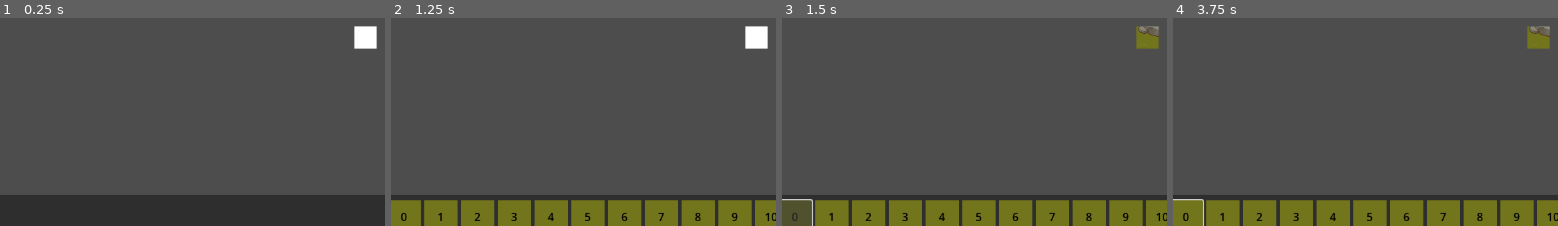
Above: before the commit, frames 1-4 (left to right).
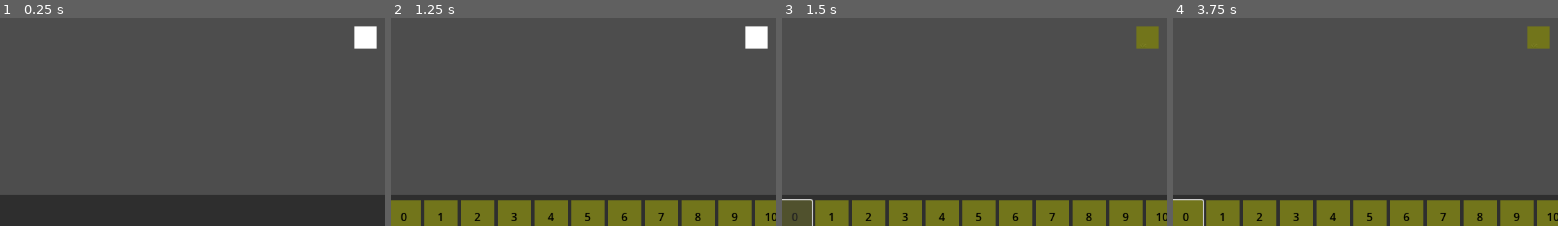
Above: after the commit, the same moments.

Repository: Sketh14/WaveFuncCollapse
Game: Godot game, scene res://Scenes/Main01.tscn
Same seed, same stepped clock (60 frames per second), same inputs: the game is played once before the commit and once after it.
Inputs (mouse positions are % of the whole screen's width and height, from its top left):
- Up to frame 1 (0.25 s): no input
- Up to frame 2 (1.25 s): tap Enter at 0.5 s; press the mouse at (49, 50) at 0.53 s
- Up to frame 3 (1.5 s): release the mouse at (49, 50) at 1.25 s; click (4, 93) at 1.27 s
- Up to frame 4 (3.75 s): click (4, 93) at 2.02 s; click (4, 93) at 2.77 s; tap Space at 3.5 s; move the mouse to (49, 50) at 3.52 s; click (49, 50) at 3.6 s
The pictures show only the part of the screen within x 2-52%, y 45-95%; the shares and areas given below are measured in that part.

Frames 1-2 are identical in both runs. In frame 3, 0.2% of the frame differs, in the area x 92-98%, y 3-10%; in frame 4, 0.2%.
Error after the commit: Invalid assignment of property or key 'visible' with value of type 'bool' on a base object of type 'Nil'. (res://Scripts/TileControls/TileController.gd:16)

Commit message:
Set Texture Region | Safe Point
- Made function for TileController to set the texture region of the tile
- Going Ahead and removing TileController, only need SocketContainer for this to work
- Instead will be using SuperTileController ahead

Diff:
--- a/Scripts/TileControls/TileController.gd
+++ b/Scripts/TileControls/TileController.gd
@@ -1,6 +1,10 @@
 extends Node2D
 
 @export var sprite2D : Sprite2D
+
+#TODO: Refactor this
+# @export var fgSpritePresent : bool
+@export var fgSprite2D : Sprite2D
 
 @export var socketContainer : Node
 
@@ -8,14 +12,18 @@
 func _ready():
 	# socket = get_node("Socket").get_script()   #This does not work
 	# print("Name = %s" % socket.get_name())	#Does not work
-
 	# print("posX = %d"% socketContainer.posX)		#This works
-	pass
+	sprite2D.visible = false
 
 func SetTextureToTile(tex):
 	sprite2D.texture = tex
 
+func set_texture_region(xVal:int, yVal:int):
+	sprite2D.region_rect.position = Vector2(xVal, yVal)
+	sprite2D.visible = true
 
+	if (fgSprite2D == null):
+		fgSprite2D.visible = true
 
 # Called every frame. 'delta' is the elapsed time since the previous frame.
 # func _process(delta):
--- a/Scripts/WaveFunctionCollapse.gd
+++ b/Scripts/WaveFunctionCollapse.gd
@@ -47,6 +47,12 @@
 	# SetTile(0, 0, 13)
 	# PrintListOfTileWithCoOrd(0, 1)
 
+## Fill up the tiles cache so that all the tiles data can be accessed fast
+## As all the tiles are held in the tilesPrefabList. It would be better to only have the socketData in a cache to access fast.
+func FillTilesCache():
+	var sizeX = tilePrefabsList.size()
+	for xVal in sizeX:
+		tilesCache.append(tilePrefabsList[xVal].socketContainer.socketOnly)
 
 ## Initialize tiles as well as fill the tilesAvailable list at the start so that the tiles are in a super-position state
 func InitializeData():
@@ -87,13 +93,6 @@
 	tileHolder.add_child(tileToPlace)
 	return tileToPlace
 
-## Fill up the tiles cache so that all the tiles data can be accessed fast
-## As all the tiles are held in the tilesPrefabList. It would be better to only have the socketData in a cache to access fast.
-func FillTilesCache():
-	var sizeX = tilePrefabsList.size()
-	for xVal in sizeX:
-		tilesCache.append(tilePrefabsList[xVal].socketContainer.socketOnly)
-
 ## Set a specific tile value and also check for the neighbouring tiles data
 func SetTile(coOrdX:int, coOrdY:int, valToSet:int):
 	var index1D = coOrdX + (coOrdY * gridDimension.y)
@@ -102,6 +101,7 @@
 
 	tileMap[index1D].currentTileIndex = valToSet
 	tileMap[index1D].collapsed = true
+
 
 	var createdTile = CreateTile(valToSet)
 	createdTile.position = Vector2(32.0 * coOrdX, 32.0 * coOrdY)			# Tiles size is 64 x 64
